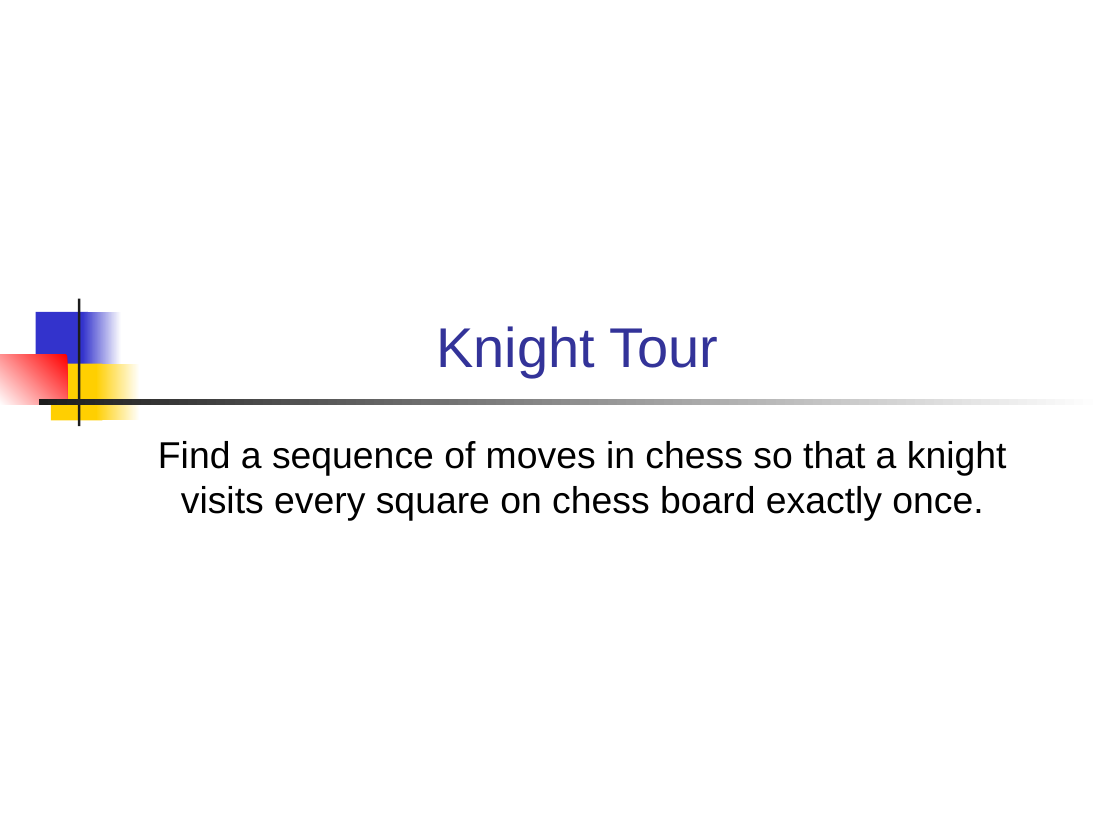
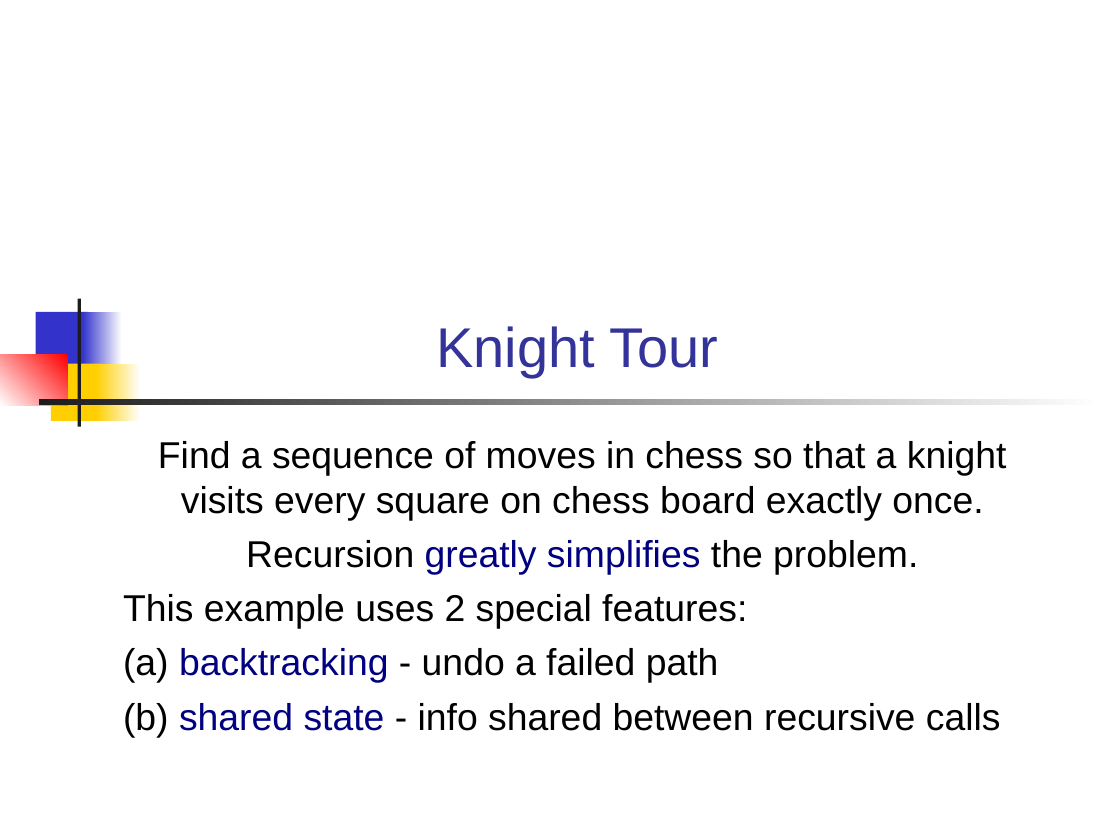
Before and after one commit to skeoop/skeoop.github.io, a slide deck: slide 36 of recursion/Recursion.ppt (slide 35 before the commit). Drawn at 1120x840 pixels with LibreOffice and Linux fonts; fonts in the diff are those of the drawing. Boxes give left, top, right and bottom in pixels: in the first picture for what was removed or moved away, otherwise in the second. Text is boxed around its words. In the diff, an @@ line names an element or a change of style, - is before the commit and + after.

Commit message:
add Lab10 and Recursion slides

```diff
--- a/recursion/Recursion.ppt
+++ b/recursion/Recursion.ppt
@@ subtitle at (x1=123, y1=540, x2=1001, y2=737): paragraphs added @@
+Recursion greatly simplifies the problem.
+This example uses 2 special features:
+(a) backtracking - undo a failed path
+(b) shared state - info shared between recursive calls
```
Also in this commit, not shown: 27 other slides changed, 1 slide added, 1 slide removed, 3 other files.
